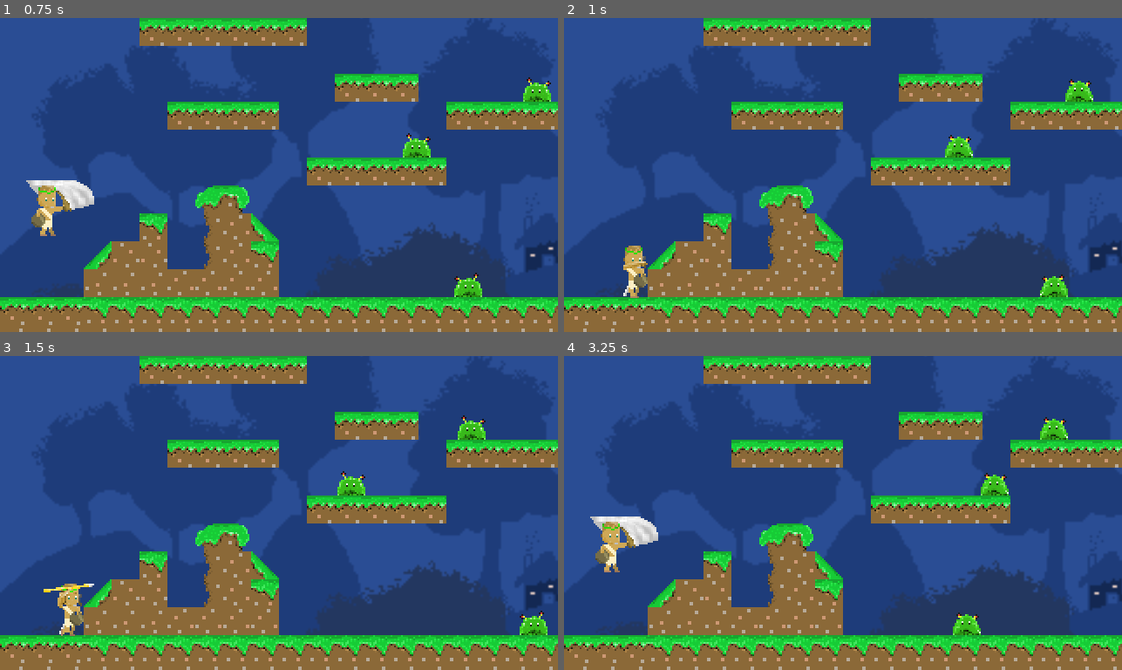
Above: before the commit, frames 1-4 (two rows, left to right).
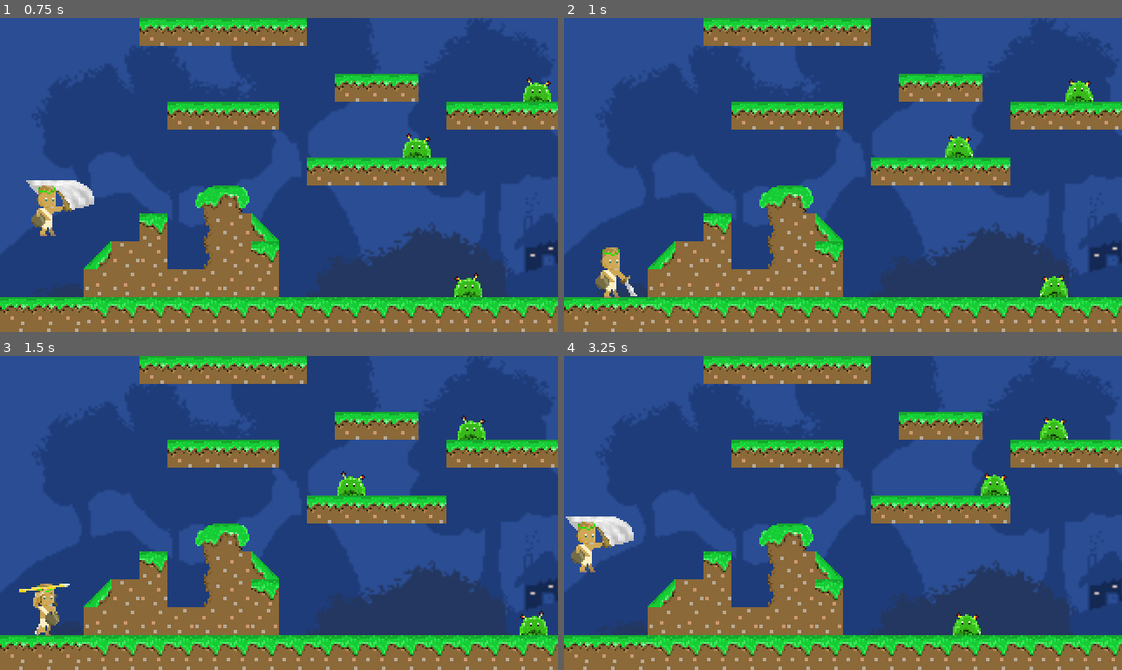
Above: after the commit, the same moments.

Repository: m4tthw-xu/Prometheus
Game: Godot game, scene res://StageOne.tscn
The game is run twice, just before and just after one commit, with the same random seed, the same clock (stepped at 60 frames per second) and the same inputs.
Inputs:
- Up to frame 1 (0.75 s): tap Enter (ui_accept) at 0.5 s; tap G (ui_g) at 0.6 s
- Up to frame 2 (1 s): tap Enter (ui_accept) at 0.77 s; tap T (ui_t) at 0.8 s
- Up to frame 3 (1.5 s): tap T (ui_t) at 1.35 s
- Up to frame 4 (3.25 s): tap Enter (ui_accept) at 1.52, 3.02 s; tap G (ui_g) at 1.55, 2.1, 3.05 s; tap T (ui_t) at 2.3, 2.85 s

Frame 1 is identical in both runs. In frame 2, 1.0% of the frame differs, in the area x 5-15%, y 72-90%; in frame 3, 1.1%; in frame 4, 1.6%, in the area x 0-17%, y 51-69%.

Commit message:
Wall Bug Fix

Diff:
--- a/Prometheus/Player.gd
+++ b/Prometheus/Player.gd
@@ -62,27 +62,29 @@
 
 	# player can only attack after shooting animation completes
 	if Input.is_action_just_pressed("ui_t"):
-		is_attacking = true
-		# need to add once we have a shooting animation
-		$AnimatedSprite.play("spear")
-		var spear = SPEAR.instance()
-		if sign($Position2D.position.x) == 1:
-			spear.set_fireball_direction(1)
-		else:
-			spear.set_fireball_direction(-1)
-		get_parent().add_child(spear)
-		spear.position = $Position2D.global_position
+		if $AnimatedSprite.animation != "sword":
+			is_attacking = true
+			# need to add once we have a shooting animation
+			$AnimatedSprite.play("spear")
+			var spear = SPEAR.instance()
+			if sign($Position2D.position.x) == 1:
+				spear.set_fireball_direction(1)
+			else:
+				spear.set_fireball_direction(-1)
+			get_parent().add_child(spear)
+			spear.position = $Position2D.global_position
 	if Input.is_action_just_pressed("ui_g"):
-		is_attacking = true
-		if sign($Position2D.position.x) == 1:
-			$AnimatedSprite.offset.x = 14
-		if sign($Position2D.position.x) == -1:
-			$AnimatedSprite.offset.x = -14
+		if $AnimatedSprite.animation != "spear":
+			is_attacking = true
+			if sign($Position2D.position.x) == 1:
+				$AnimatedSprite.offset.x = 14
+			if sign($Position2D.position.x) == -1:
+				$AnimatedSprite.offset.x = -14
 
-		print($Melee.get_overlapping_bodies())
-		for bob in $Melee.get_overlapping_bodies():
-			if bob.name.find("Slime") != -1:
-				bob.dead()
+			print($Melee.get_overlapping_bodies())
+			for bob in $Melee.get_overlapping_bodies():
+				if bob.name.find("Slime") != -1:
+					bob.dead()
 
 		$AnimatedSprite.play("sword")
 
Not shown, changed: Prometheus.pck
Not shown, added: README.txt
